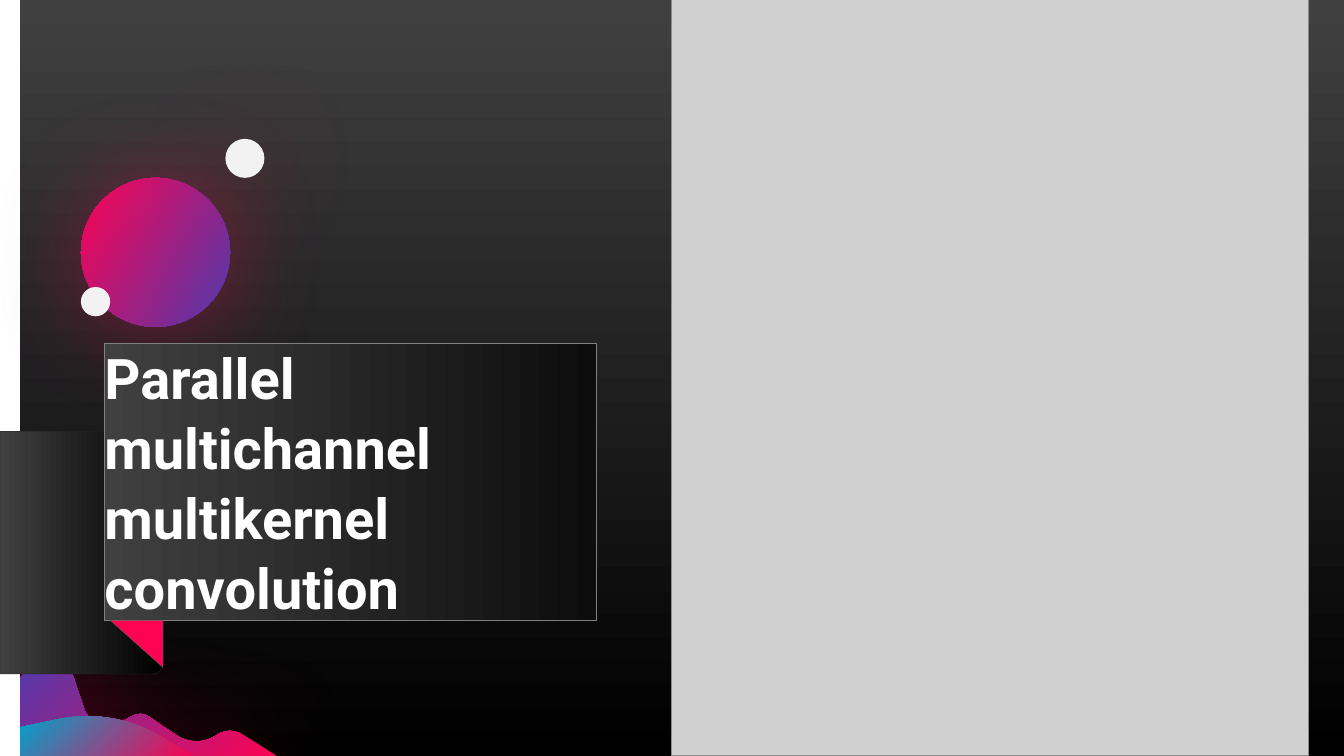
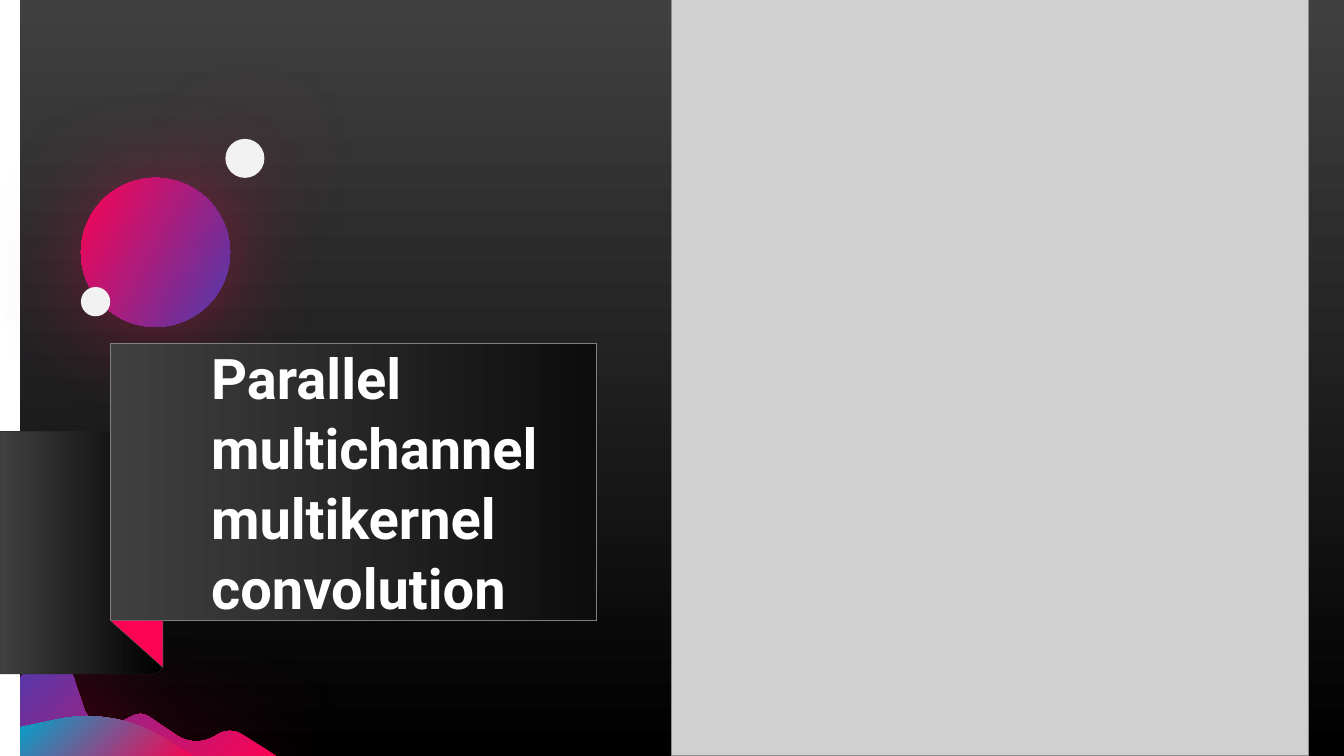
Before and after one commit to pkjennings999/ConcurrentAssignment, a slide deck: slide 1 of Presentation.pptx. Drawn at 1344x756 pixels with LibreOffice and Linux fonts; fonts in the diff are those of the drawing; grey boxes stand for pictures. Boxes give left, top, right and bottom in pixels: in the first picture for what was removed or moved away, otherwise in the second. Text is boxed around its words. In the diff, an @@ line names an element or a change of style, - is before the commit and + after.

```diff
--- a/Presentation.pptx
+++ b/Presentation.pptx
@@ rectangle "Parallel": place and size @@
-rectangle "Parallel" at (105, 344, 597, 621)
+rectangle "Parallel" at (110, 344, 596, 621)
@@ text in rectangle at (211, 357, 537, 621): text changed @@
-Parallel multichannel multikernel convolution
+Parallel
+multichannel
+multikernel
+convolution
```
Also in this commit, not shown: 9 other slides changed, 1 slide removed.
